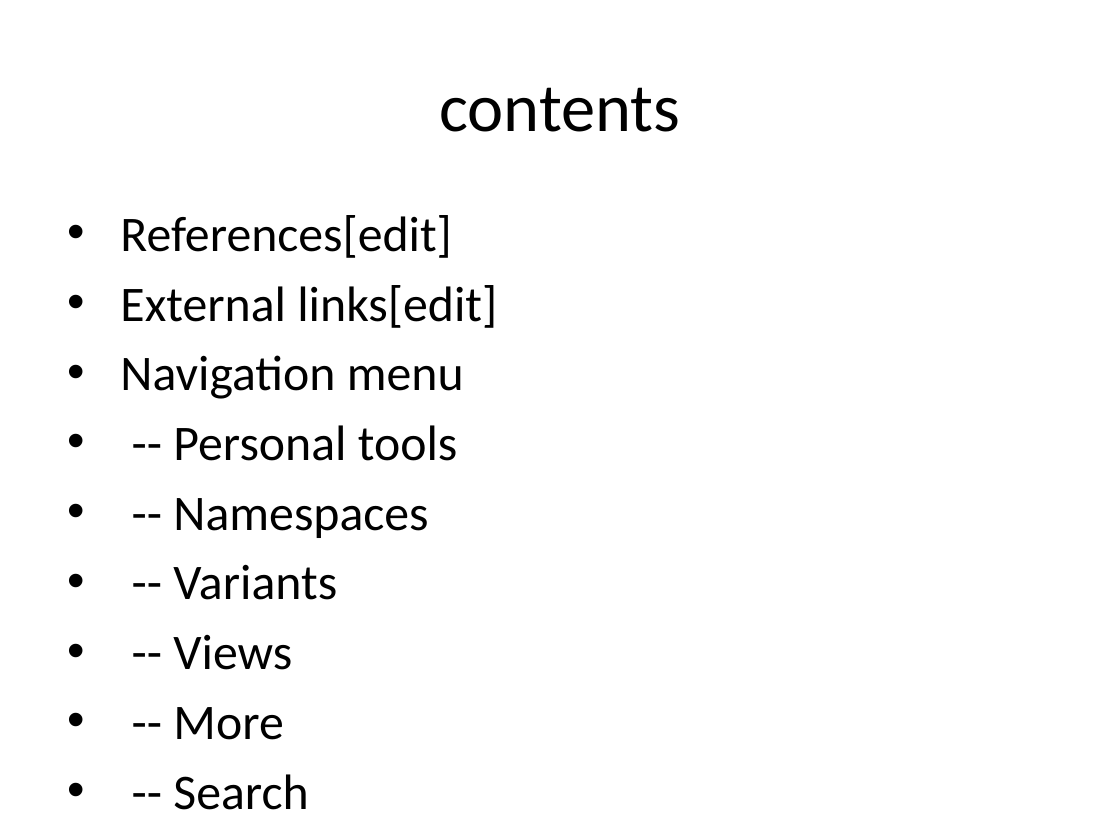
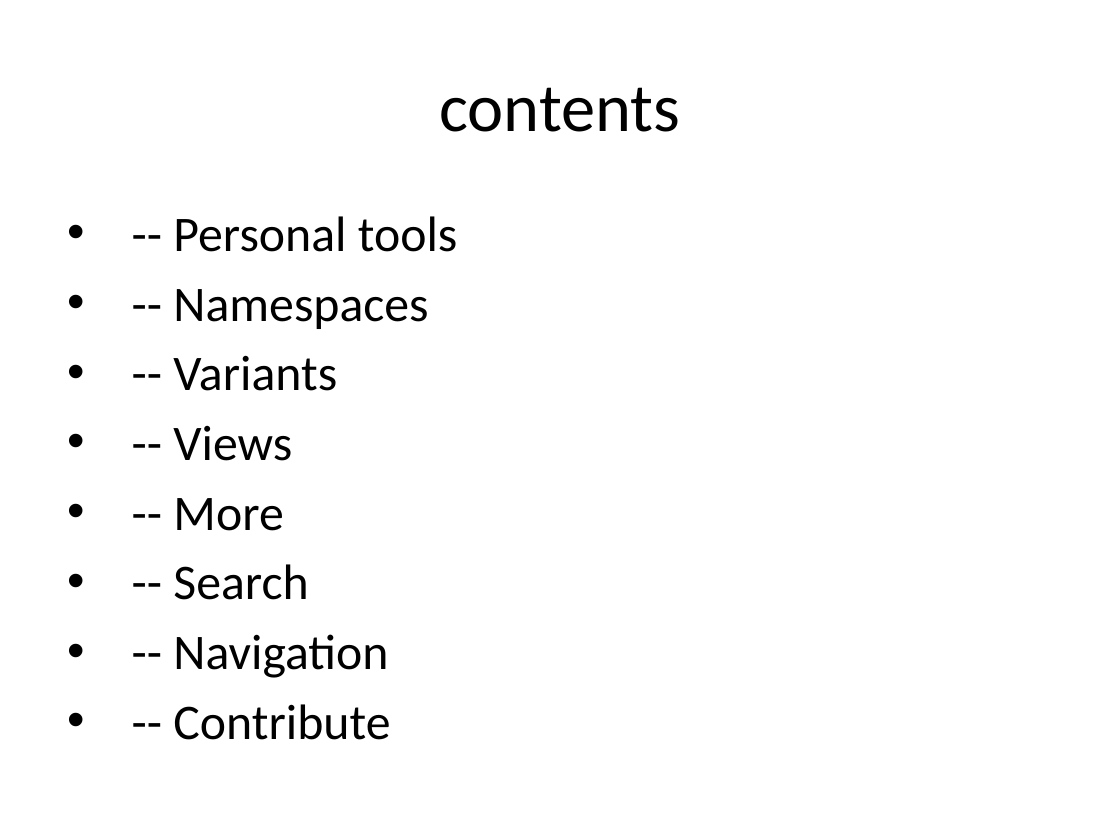
Before and after one commit to eppisai/Uplift---Smart-educational-Platform, a slide deck: slide 3 of AutoPPT-main/AutoPPT-main/something.pptx (slide 6 before the commit). Drawn at 1120x840 pixels with LibreOffice and Linux fonts; fonts in the diff are those of the drawing. Boxes give left, top, right and bottom in pixels: in the first picture for what was removed or moved away, otherwise in the second. Text is boxed around its words. In the diff, an @@ line names an element or a change of style, - is before the commit and + after.

```diff
--- a/AutoPPT-main/AutoPPT-main/something.pptx
+++ b/AutoPPT-main/AutoPPT-main/something.pptx
@@ text at bbox=[120, 215, 497, 399]: paragraphs removed @@
-• References[edit]
-• External links[edit]
-• Navigation menu
@@ text at bbox=[173, 634, 390, 740]: paragraphs added @@
+• -- Navigation
+• -- Contribute
```
Also in this commit, not shown: 1 other slide changed, 10 slides added, 43 slides removed, 1 other file.
